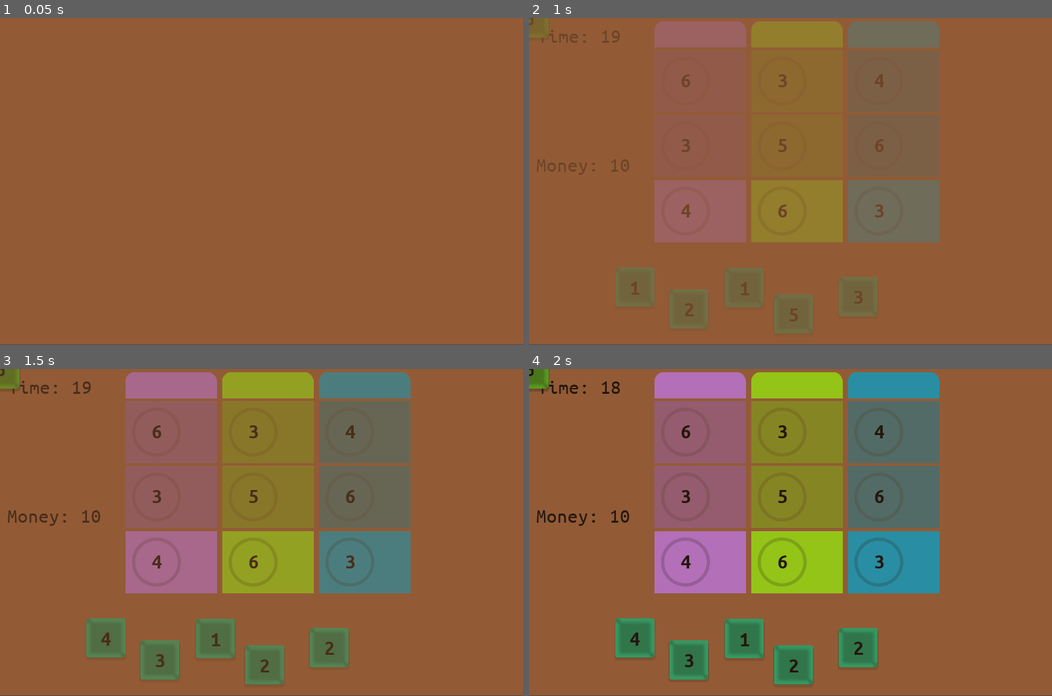
Above: before the commit, frames 1-4 (two rows, left to right).
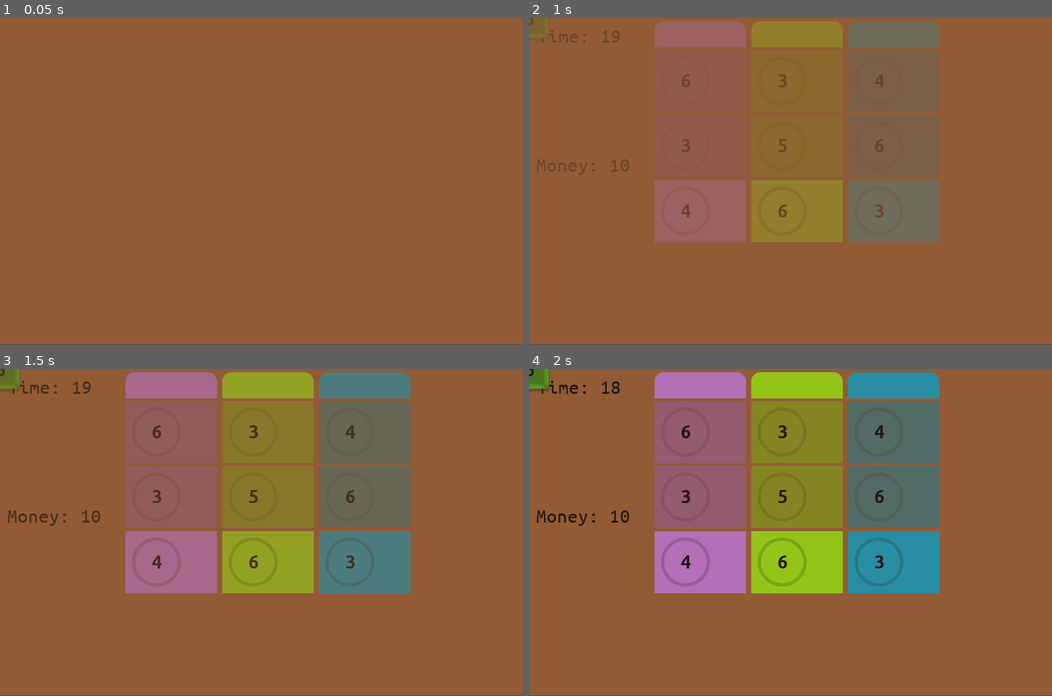
Above: after the commit, the same moments.

Repository: matzebond/DiceRepair
Game: Godot game, scene res://scenes/screens/RootNode.tscn
The game is run twice, just before and just after one commit, with the same random seed, the same clock (stepped at 60 frames per second) and the same inputs.
Inputs (mouse positions are in pixels of both pictures, inside the frame that each line leads up to):
- Up to frame 1 (0.05 s): no input
- Up to frame 2 (1 s): tap Enter at 0.5 s; drag from (633, 286) to (701, 80) at 0.52 s
- Up to frame 3 (1.5 s): drag from (162, 660) to (172, 431) at 1.27 s
- Up to frame 4 (2 s): no input

Frame 1 is identical in both runs. In frame 2, 4.4% of the frame differs, in the area x 16-67%, y 76-97%; in frame 3, 4.5%; in frame 4, 4.6%.

Commit message:
remove static dice from scenes

Diff:
--- a/scenes/screens/GameScene.tscn
+++ b/scenes/screens/GameScene.tscn
@@ -1,7 +1,6 @@
-[gd_scene load_steps=9 format=2]
+[gd_scene load_steps=8 format=2]
 
 [ext_resource path="res://scenes/Background.tscn" type="PackedScene" id=1]
-[ext_resource path="res://scenes/die/Die.tscn" type="PackedScene" id=2]
 [ext_resource path="res://scenes/jobs/Job.tscn" type="PackedScene" id=3]
 [ext_resource path="res://scenes/drop_area/DropArea.tscn" type="PackedScene" id=4]
 [ext_resource path="res://scenes/ui/TimeFont.tres" type="DynamicFont" id=5]
@@ -55,19 +54,4 @@
 [node name="DieArea" parent="." instance=ExtResource( 4 )]
 position = Vector2( 636.237, 688.988 )
 scale = Vector2( 6.2, 1 )
-
-[node name="Die" parent="." instance=ExtResource( 2 )]
-position = Vector2( 259.176, 658.096 )
-
-[node name="Die2" parent="." instance=ExtResource( 2 )]
-position = Vector2( 391.061, 711.634 )
-
-[node name="Die3" parent="." instance=ExtResource( 2 )]
-position = Vector2( 527.001, 659.469 )
-
-[node name="Die4" parent="." instance=ExtResource( 2 )]
-position = Vector2( 647.479, 724.072 )
-
-[node name="Die5" parent="." instance=ExtResource( 2 )]
-position = Vector2( 805.546, 681.576 )
 [connection signal="money_changed" from="." to="Money" method="_on_GameScene_money_changed"]
--- a/scenes/screens/UpgradeScene.tscn
+++ b/scenes/screens/UpgradeScene.tscn
@@ -1,7 +1,6 @@
-[gd_scene load_steps=8 format=2]
+[gd_scene load_steps=7 format=2]
 
 [ext_resource path="res://assets/img/ui/bg.png" type="Texture" id=1]
-[ext_resource path="res://scenes/die/Die.tscn" type="PackedScene" id=2]
 [ext_resource path="res://assets/fonts/UbuntuMono-R.ttf" type="DynamicFontData" id=3]
 [ext_resource path="res://scenes/drop_area/DropArea.tscn" type="PackedScene" id=4]
 [ext_resource path="res://scenes/screens/ToolBench.gd" type="Script" id=5]
@@ -50,20 +49,5 @@
 [node name="DieArea" parent="." instance=ExtResource( 4 )]
 position = Vector2( 490.154, 626.457 )
 scale = Vector2( 4.7, 1.5 )
-
-[node name="Die" parent="." instance=ExtResource( 2 )]
-position = Vector2( 128.74, 116.964 )
-
-[node name="Die2" parent="." instance=ExtResource( 2 )]
-position = Vector2( 124.902, 244.533 )
-
-[node name="Die3" parent="." instance=ExtResource( 2 )]
-position = Vector2( 126.88, 363.345 )
-
-[node name="Die4" parent="." instance=ExtResource( 2 )]
-position = Vector2( 129.261, 484.352 )
-
-[node name="Die5" parent="." instance=ExtResource( 2 )]
-position = Vector2( 141.029, 623.409 )
 [connection signal="pressed" from="StartButton" to="." method="_on_StartButton_pressed"]
 [connection signal="drop_item" from="ToolBench/DropArea" to="ToolBench" method="_on_DropArea_drop_item"]
